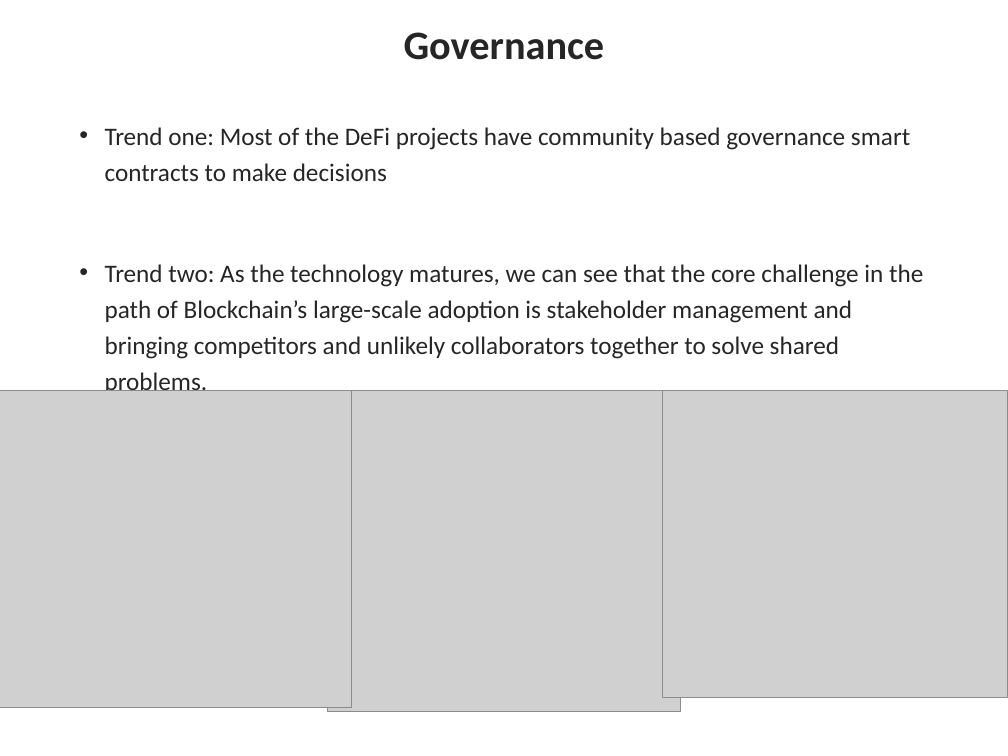
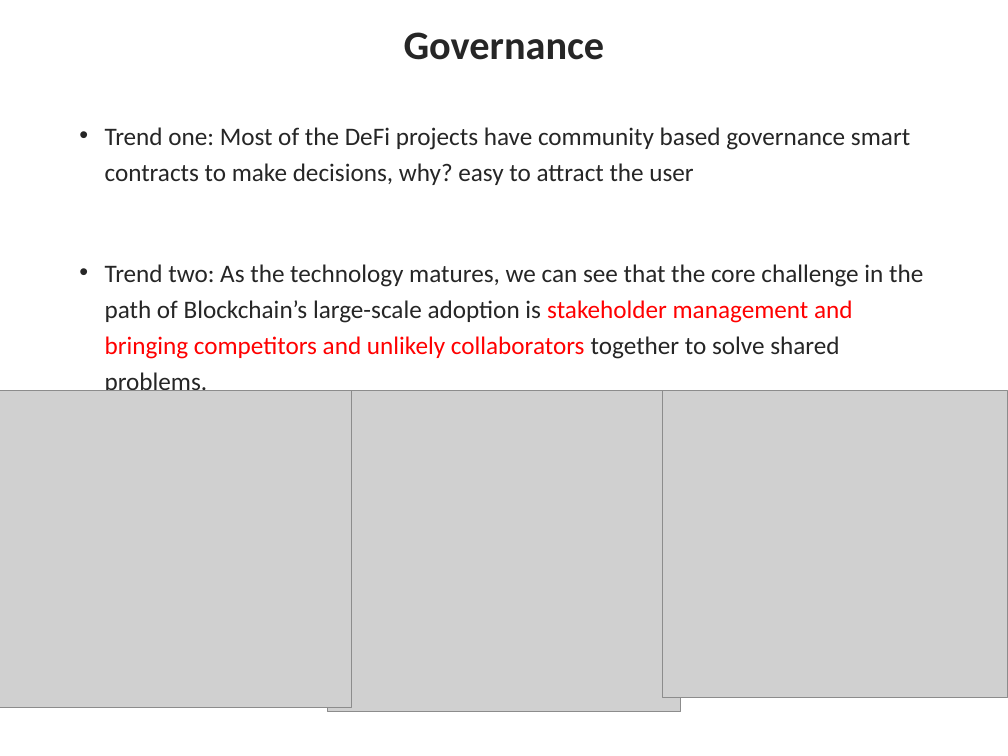
Before and after one commit to chuacw/SGUS-Slides, a slide deck: slide 18 of BCI - Day1 - Intro 1 Blockchain Technology Trends.pptx (slide 10 before the commit). Drawn at 1008x756 pixels with LibreOffice and Linux fonts; fonts in the diff are those of the drawing; grey boxes stand for pictures. Boxes give left, top, right and bottom in pixels: in the first picture for what was removed or moved away, otherwise in the second. Text is boxed around its words. In the diff, an @@ line names an element or a change of style, - is before the commit and + after.

```diff
--- a/BCI - Day1 - Intro 1 Blockchain Technology Trends.pptx
+++ b/BCI - Day1 - Intro 1 Blockchain Technology Trends.pptx
@@ text at box(105, 127, 910, 185): text changed @@
-• Trend one: Most of the DeFi projects have community based governance smart contracts to make decisions
+• Trend one: Most of the DeFi projects have community based governance smart contracts to make decisions, why? easy to attract the user
@@ text at box(105, 264, 923, 391): text colour #262626 to #FF0000 in "stakeholder management and bringing competitors and unlikely ..." @@
```
Also in this commit, not shown: 7 other slides changed, 13 slides added, 3 other files.
